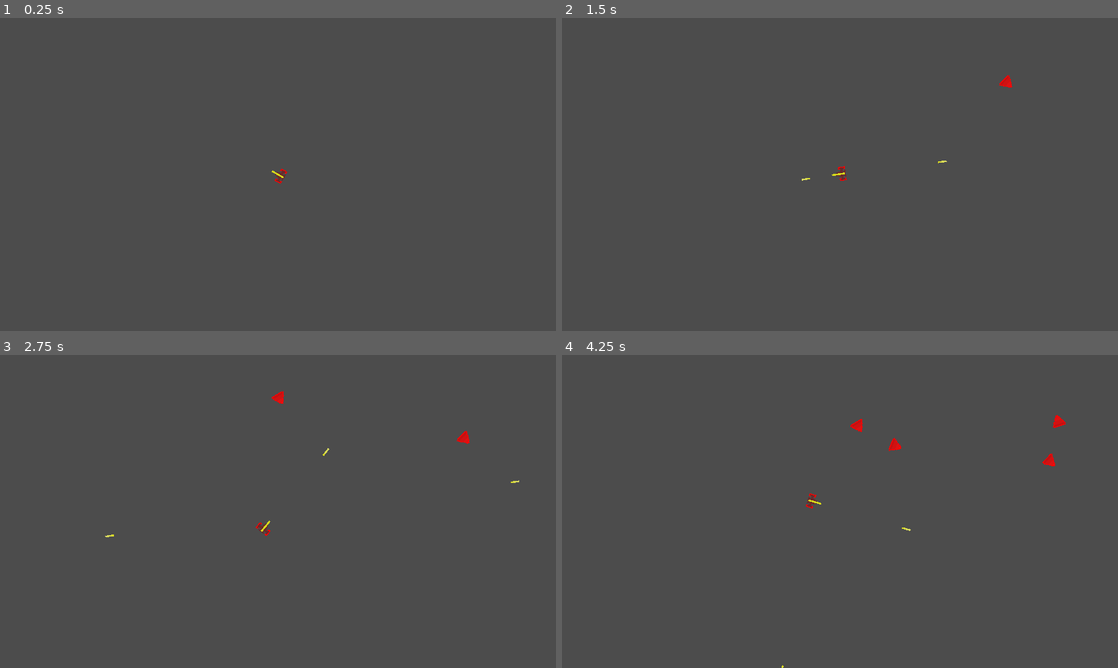
Above: before the commit, frames 1-4 (two rows, left to right).
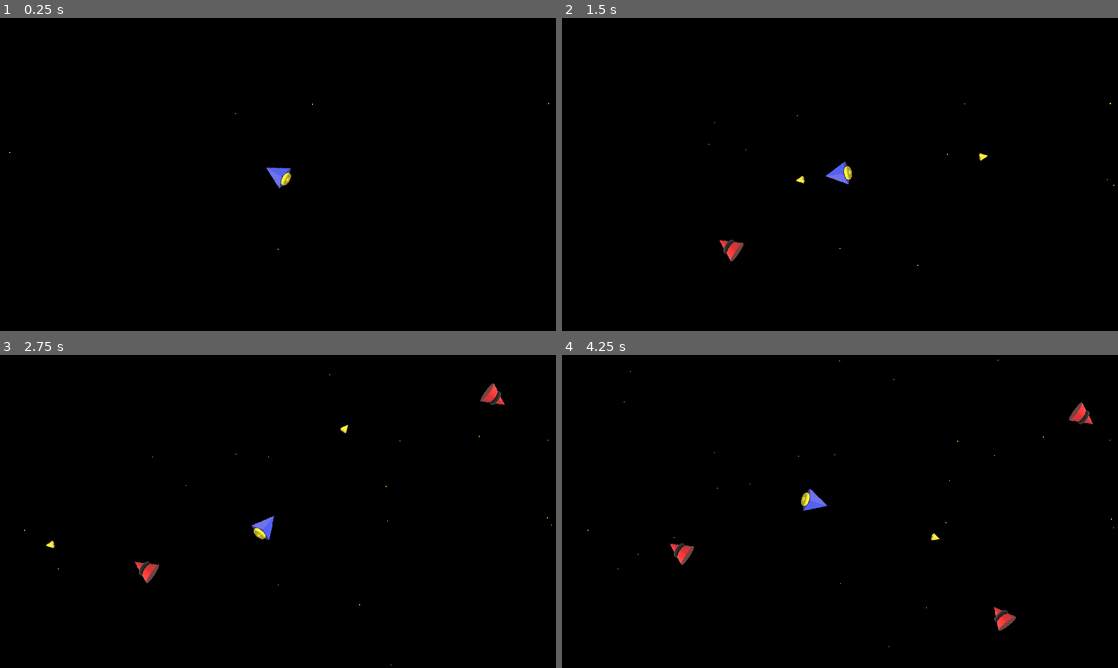
Above: after the commit, the same moments.

Repository: ufrshubham/OneClickRumble
Game: Godot game, scene res://scenes/Space.tscn
The game is run twice, just before and just after one commit, with the same random seed, the same clock (stepped at 60 frames per second) and the same inputs.
Inputs (mouse positions are in pixels of both pictures, inside the frame that each line leads up to):
- Up to frame 1 (0.25 s): no input
- Up to frame 2 (1.5 s): tap Enter at 0.5 s; move the mouse to (962, 158) at 0.52 s; press the mouse at (962, 158) at 0.53 s; move the mouse to (728, 190) at 1.27 s; release the mouse at (728, 190) at 1.28 s; click (728, 190) at 1.35 s
- Up to frame 3 (2.75 s): move the mouse to (333, 442) at 2.02 s; press the mouse at (333, 442) at 2.03 s
- Up to frame 4 (4.25 s): move the mouse to (812, 574) at 2.77 s; release the mouse at (812, 574) at 2.78 s; click (812, 574) at 2.85 s; move the mouse to (1006, 558) at 3.52 s; press the mouse at (1006, 558) at 3.53 s

The runs differ from the first frame. In frame 1, 100% of the frame differs, in the area x 0-100%, y 0-100%; in frame 2, 100%; in frame 3, 100%; in frame 4, 100%.

Commit message:
Basic collisions, asset improvements and star particles

Diff:
--- a/project.godot
+++ b/project.godot
@@ -23,8 +23,8 @@
 
 window/size/width=1280
 window/size/height=720
-window/size/test_width=1280
-window/size/test_height=720
+window/size/test_width=853
+window/size/test_height=480
 window/stretch/mode="2d"
 window/stretch/aspect="expand"
 
@@ -62,9 +62,10 @@
 [layer_names]
 
 2d_physics/layer_1="Player"
-2d_physics/layer_2="Missile"
-2d_physics/layer_3="Enemy"
+2d_physics/layer_2="Projectiles"
+2d_physics/layer_3="Enemies"
+2d_physics/layer_4="Boundaries"
 
 [rendering]
 
-environment/default_environment="res://default_env.tres"
+environment/default_clear_color=Color( 0, 0, 0, 1 )
--- a/scenes/Emeny.tscn
+++ b/scenes/Emeny.tscn
@@ -1,23 +1,21 @@
 [gd_scene load_steps=5 format=2]
 
-[ext_resource path="res://assets/Enemy.png" type="Texture" id=1]
+[ext_resource path="res://assets/EnemyRed.png" type="Texture" id=1]
 [ext_resource path="res://scripts/Emeny.gd" type="Script" id=2]
 
 [sub_resource type="RectangleShape2D" id=1]
-extents = Vector2( 5.41065, 6.22198 )
+extents = Vector2( 15.4621, 13.9772 )
 
 [sub_resource type="RectangleShape2D" id=2]
-extents = Vector2( 6.30688, 6.71254 )
+extents = Vector2( 24.5996, 21.5665 )
 
 [node name="Emeny" type="KinematicBody2D"]
-scale = Vector2( 2, 2 )
 collision_layer = 4
 collision_mask = 3
 script = ExtResource( 2 )
 
 [node name="CollisionShape2D" type="CollisionShape2D" parent="."]
-visible = false
-position = Vector2( -1.46504, 0 )
+position = Vector2( -0.793564, -0.0610437 )
 shape = SubResource( 1 )
 
 [node name="Sprite" type="Sprite" parent="."]
@@ -25,6 +23,8 @@
 texture = ExtResource( 1 )
 
 [node name="Area2D" type="Area2D" parent="."]
+collision_layer = 4
+collision_mask = 3
 
 [node name="CollisionShape2D" type="CollisionShape2D" parent="Area2D"]
 position = Vector2( -0.610434, 0 )
--- a/scenes/Missile.tscn
+++ b/scenes/Missile.tscn
@@ -1,13 +1,12 @@
 [gd_scene load_steps=4 format=2]
 
-[ext_resource path="res://assets/Missile.png" type="Texture" id=1]
+[ext_resource path="res://assets/NormalMissile.png" type="Texture" id=1]
 [ext_resource path="res://scripts/Missile.gd" type="Script" id=2]
 
 [sub_resource type="RectangleShape2D" id=1]
-extents = Vector2( 5.03997, 0.999167 )
+extents = Vector2( 9.07157, 6.19404 )
 
 [node name="Missile" type="KinematicBody2D"]
-scale = Vector2( 2, 2 )
 collision_layer = 2
 collision_mask = 4
 script = ExtResource( 2 )
--- a/scenes/Player.tscn
+++ b/scenes/Player.tscn
@@ -4,11 +4,10 @@
 [ext_resource path="res://scripts/Player.gd" type="Script" id=2]
 
 [sub_resource type="CapsuleShape2D" id=1]
-radius = 8.09656
-height = 1.1343
+radius = 23.121
+height = 10.7829
 
 [node name="Player" type="KinematicBody2D"]
-scale = Vector2( 2, 2 )
 collision_mask = 4
 script = ExtResource( 2 )
 
@@ -18,4 +17,5 @@
 
 [node name="CollisionShape2D" type="CollisionShape2D" parent="."]
 position = Vector2( -0.854607, 0.488346 )
+rotation = 1.5708
 shape = SubResource( 1 )
--- a/scenes/Space.tscn
+++ b/scenes/Space.tscn
@@ -20,13 +20,17 @@
 [node name="Space" type="Node2D"]
 script = ExtResource( 2 )
 
-[node name="Player" parent="." instance=ExtResource( 1 )]
-position = Vector2( 311.746, 189.424 )
+[node name="Player" parent="." groups=[
+"Player",
+] instance=ExtResource( 1 )]
+position = Vector2( 639.102, 351.432 )
 
 [node name="Timer" type="Timer" parent="."]
 autostart = true
 
 [node name="Boundaries" type="Area2D" parent="."]
+collision_layer = 8
+collision_mask = 7
 
 [node name="CollisionShape2D" type="CollisionShape2D" parent="Boundaries"]
 shape = SubResource( 1 )
@@ -39,4 +43,26 @@
 
 [node name="CollisionShape2D4" type="CollisionShape2D" parent="Boundaries"]
 shape = SubResource( 4 )
+
+[node name="Stars" type="CPUParticles2D" parent="."]
+position = Vector2( 640, 360 )
+z_index = -1
+amount = 100
+lifetime = 4.0
+preprocess = 1.0
+speed_scale = 0.2
+randomness = 1.0
+lifetime_randomness = 1.0
+fixed_fps = 30
+emission_shape = 2
+emission_rect_extents = Vector2( 640, 360 )
+spread = 180.0
+gravity = Vector2( 0, 0 )
+initial_velocity = 50.0
+initial_velocity_random = 1.0
+scale_amount = 2.0
+color = Color( 0.968627, 0.917647, 0.505882, 1 )
+hue_variation = 1.0
+hue_variation_random = 1.0
 [connection signal="timeout" from="Timer" to="." method="_on_Timer_timeout"]
+[connection signal="body_entered" from="Boundaries" to="." method="_on_Boundaries_body_entered"]
--- a/scripts/Emeny.gd
+++ b/scripts/Emeny.gd
@@ -10,5 +10,8 @@
 	move_and_collide(velocity * delta)
 
 func _on_Area2D_body_entered(body):
-	if body.name == 'Player':
-		print('Failed!!!')
+	if body.is_in_group('Player'):
+		print_debug('Player taking damage')
+	elif body.is_in_group("Projectiles"):
+		body.queue_free()
+		queue_free()
--- a/scripts/Missile.gd
+++ b/scripts/Missile.gd
@@ -1,10 +1,9 @@
 extends KinematicBody2D
 
-var velocity = Vector2(250, 0)
+var velocity = Vector2(350, 0)
 
 func _ready():
 	velocity = velocity.rotated(get_rotation())
-	set_scale(Vector2(2,2))
 
 func _process(delta):
 # warning-ignore:return_value_discarded
--- a/scripts/Player.gd
+++ b/scripts/Player.gd
@@ -16,6 +16,6 @@
 	elif speed < 0:
 		speed += 50
 
-func thrust():
-	print(get_position() - get_global_mouse_position())
-	speed = 500
+func push(power:int):
+	print_debug(get_position() - get_global_mouse_position())
+	speed = power
--- a/scripts/Space.gd
+++ b/scripts/Space.gd
@@ -5,22 +5,46 @@
 onready var window_dim = get_viewport_rect().size
 
 func _ready():
+	# This will ensure that player gets placed at the center of screen.
 	get_node("Player").set_position(window_dim/2)
 
 func _input(event):
 	if event.is_action_pressed("Fire"):
-		var new_missile = missile.instance()
-		new_missile.transform = Transform2D(get_node("Player").get_global_rotation(), get_node("Player").get_position())
-		add_child(new_missile)
+		var missile = _generate_missile()
+		add_child(missile)
 
-		get_node("Player").thrust()
+		get_node("Player").push(500)
 
+func _generate_missile():
+	var new_missile = missile.instance()
+	new_missile.transform = Transform2D(get_node("Player").get_global_rotation(), get_node("Player").get_position())
+	new_missile.add_to_group("Projectiles")
+	return new_missile
 
 func _on_Timer_timeout():
+	var enemy = _generate_enemy_at_random_location()
+	add_child(enemy)
+
+func _generate_enemy_at_random_location():
 	var new_enemy = emeny.instance()
+
 	var x = randi() % int(window_dim.x)
 	var y = randi() % int(window_dim.y)
 	var rot = randi() % 360
 	new_enemy.set_position(Vector2(x, y))
 	new_enemy.set_rotation(deg2rad(rot))
-	add_child(new_enemy)
+
+	# This is needed to detect enemies going out of boundaries
+	new_enemy.add_to_group("Enemies")
+	return new_enemy
+
+func _on_Boundaries_body_entered(body):
+	if body.is_in_group("Enemies"):
+		print_debug('Deleting enemy')
+		body.queue_free()
+	elif body.is_in_group("Projectiles"):
+		print_debug('Deleting missile')
+		body.queue_free()
+	elif body.is_in_group("Player"):
+		body.push(-800)
+		print_debug('Player bounce')
Binary file removed: assets/Enemy.png
Binary file added: assets/EnemyRed.png
Binary file removed: assets/Missile.png
Binary file added: assets/NormalMissile.png
Binary file changed: assets/PlayerCraft.png
